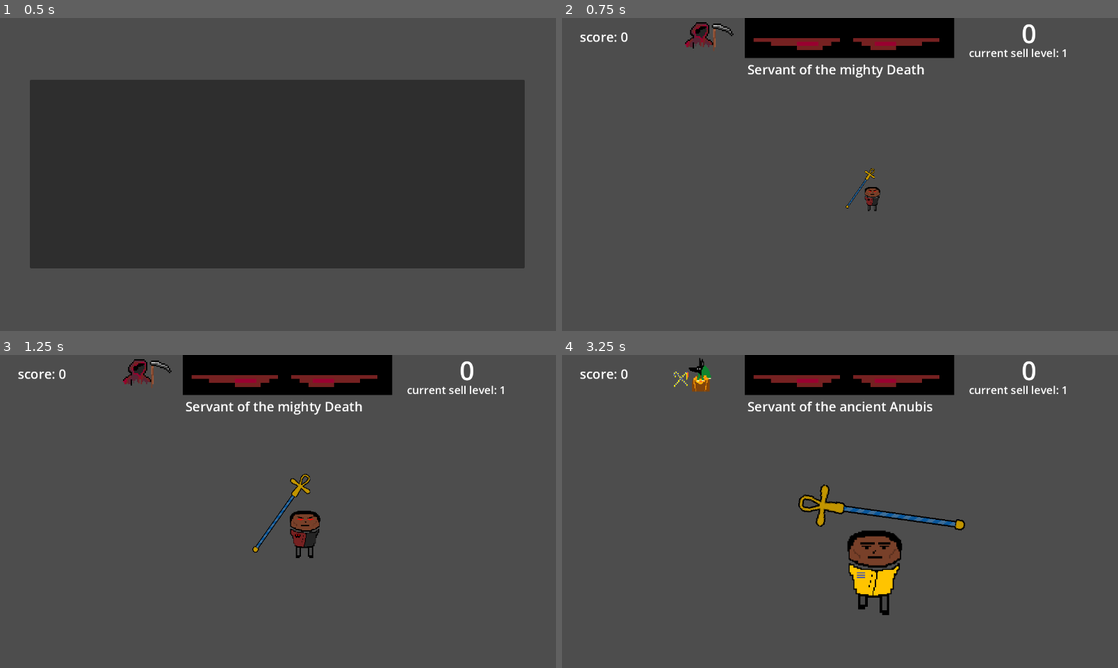
Above: before the commit, frames 1-4 (two rows, left to right).
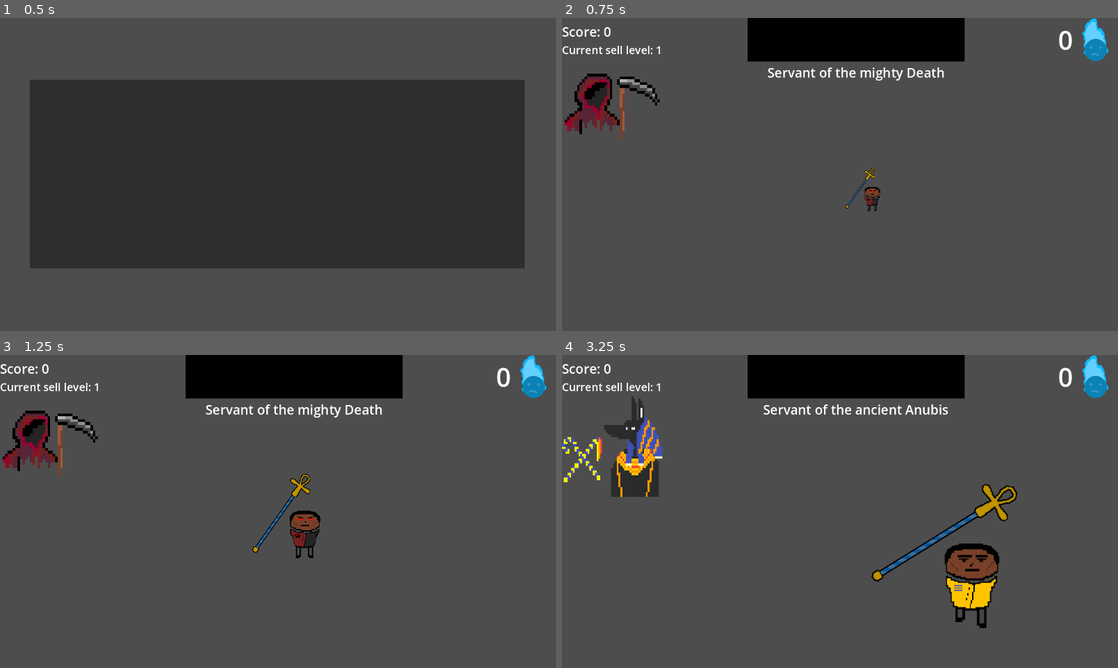
Above: after the commit, the same moments.

Repository: dkristia/Soul-Harvester
Game: Godot game, scene res://Scenes/StartManu/Menu.tscn
Same seed, same stepped clock (60 frames per second), same inputs: the game is played once before the commit and once after it.
Inputs (mouse positions are in pixels of both pictures, inside the frame that each line leads up to):
- Up to frame 1 (0.5 s): no input
- Up to frame 2 (0.75 s): click (840, 174) at 0.5 s
- Up to frame 3 (1.25 s): no input
- Up to frame 4 (3.25 s): move the mouse to (962, 495) at 1.27 s; hold D (right) 1.28-2.03 s; hold Tab (Dash) 1.28-2.03 s; click (962, 495) at 1.55 s; move the mouse to (728, 527) at 2.02 s; hold S (down) 2.03-2.78 s; click (728, 527) at 2.1 s; tap R (sell) at 2.3, 2.85 s; move the mouse to (895, 442) at 2.77 s; hold D (right) from 2.78 s (still down); tap 2 (switchMode) at 3.05 s

Frame 1 is identical in both runs. In frame 2, 5.3% of the frame differs, in the area x 0-99%, y 0-39%; in frame 3, 5.3%; in frame 4, 12%, in the area x 0-99%, y 0-88%.

Commit message:
better top bar and make dash ability

Diff:
--- a/Objects/Player/player.gd
+++ b/Objects/Player/player.gd
@@ -4,8 +4,9 @@
 
 var default_radius = Vector2(1, 1)
 
-var DashAvailable = true
+var ability_on_cooldown = false
 var dashedDistance = 0
+var directions
 
 func _ready():
 	var spawnpos = get_viewport().get_visible_rect().size/2
@@ -13,38 +14,25 @@
 	$MainSprite.play("Ddefault")
 
 func _physics_process(delta):
-	var directions = get_directions()
+	directions = get_directions()
 
 	$PickupRadius.scale = default_radius * global.radius
-
-	if Input.is_action_just_pressed("main_ability"):
-		_anubis_main_ability() if global.AnubisMode else _death_main_ability()
 
 	if Input.get_action_strength("right") or Input.get_action_strength("left") or Input.get_action_strength("down") or Input.get_action_strength("up"):
 		playanim()
 	velocity = directions * global.speed * delta
 
+	if Input.is_action_just_pressed("main_ability") and !ability_on_cooldown:
+		_anubis_main_ability() if global.AnubisMode else _death_main_ability()
+		ability_on_cooldown = true
+		var timer = $MainAbilityCooldown
+		timer.wait_time = 10 if global.AnubisMode else 4
+		timer.start()
+
 	if  Input.is_action_just_pressed("left"):
 		$MainSprite.set_flip_h(true)
 	elif Input.is_action_just_pressed("right"):
 		$MainSprite.set_flip_h(false)
-
-	if Input.is_action_pressed("Dash") and DashAvailable:
-		velocity = directions * global.speed * 5 * delta
-		dashedDistance += 45 * delta
-
-		if dashedDistance > 10:
-			DashAvailable = false
-
-			var timer = $Dashimer
-			timer.wait_time = 4
-			timer.start()
-	elif Input.is_action_just_released("Dash") and DashAvailable:
-			DashAvailable = false
-
-			var timer = $Dashimer
-			timer.wait_time = 4
-			timer.start()
 
 	move_and_slide()
 
@@ -91,11 +79,11 @@
 		$PickupRadius.activated = true
 
 func _death_main_ability():
-	print("DEATH")
+	global.speed *= 10
+	$DashTimer.start()
 
-func _on_dashimer_timeout():
-	DashAvailable=true
-	dashedDistance=0
+func _on_main_cooldown_timeout():
+	ability_on_cooldown=false
 
 func playanim():
 	if global.AnubisMode:
@@ -106,3 +94,8 @@
 		$MainSprite.play("Dwalking")
 		await $MainSprite.animation_finished
 		$MainSprite.play("Ddefault")
+
+
+func _on_dash_timer_timeout():
+	global.speed /= 10
+	$DashTimer.stop()
--- a/Objects/Player/player.tscn
+++ b/Objects/Player/player.tscn
@@ -6,10 +6,10 @@
 [ext_resource type="Texture2D" uid="uid://ck3xp442fp54x" path="res://Assets/dude.png" id="4_6csju"]
 [ext_resource type="Script" path="res://Objects/Player/camera.gd" id="5_kan6u"]
 [ext_resource type="Texture2D" uid="uid://cme67x4s7s4bc" path="res://Assets/walkframe1.png" id="5_oapd5"]
-[ext_resource type="Texture2D" uid="uid://ddb3hpb72ns4w" path="res://Assets/staff.png" id="6_5c2id"]
 [ext_resource type="Script" path="res://Objects/Player/Staff.gd" id="6_5uqvr"]
 [ext_resource type="Texture2D" uid="uid://cbubsc2hpspsu" path="res://Assets/walkframe2.png" id="6_iwnyg"]
 [ext_resource type="Texture2D" uid="uid://dpjmrrl41y1xd" path="res://Assets/walkframe3.png" id="7_1g2y5"]
+[ext_resource type="Texture2D" uid="uid://ddb3hpb72ns4w" path="res://Assets/Player/staff.png" id="7_ylhwa"]
 [ext_resource type="Texture2D" uid="uid://6ksvt6g2abpn" path="res://Assets/walkframe4.png" id="8_tmb6x"]
 [ext_resource type="Texture2D" uid="uid://bkrjw0gm5ruqg" path="res://Assets/badDude.png" id="9_xjtff"]
 [ext_resource type="Texture2D" uid="uid://bl4jondkfqek" path="res://Assets/DwalkFrame1.png" id="10_p0kf5"]
@@ -142,11 +142,15 @@
 texture_filter = 1
 position = Vector2(120, 0)
 scale = Vector2(1.5, 1.5)
-texture = ExtResource("6_5c2id")
+texture = ExtResource("7_ylhwa")
 
-[node name="Dashimer" type="Timer" parent="."]
+[node name="MainAbilityCooldown" type="Timer" parent="."]
 wait_time = 5.0
+
+[node name="DashTimer" type="Timer" parent="."]
+wait_time = 4.0
 
 [connection signal="area_entered" from="PickupRadius" to="." method="_on_pickup_radius_area_entered"]
 [connection signal="area_entered" from="InnerPickupRadius" to="." method="_on_inner_pickup_radius_area_entered"]
-[connection signal="timeout" from="Dashimer" to="." method="_on_dashimer_timeout"]
+[connection signal="timeout" from="MainAbilityCooldown" to="." method="_on_main_cooldown_timeout"]
+[connection signal="timeout" from="DashTimer" to="." method="_on_dash_timer_timeout"]
--- a/Objects/Player/radius.tscn
+++ b/Objects/Player/radius.tscn
@@ -1,9 +1,9 @@
 [gd_scene load_steps=3 format=3 uid="uid://dk18t2m2vlsbr"]
 
-[ext_resource type="Texture2D" uid="uid://cvms0uy1be86i" path="res://Assets/radius.png" id="1_2ne7h"]
+[ext_resource type="Texture2D" uid="uid://cvms0uy1be86i" path="res://Assets/Player/radius.png" id="1_q4w77"]
 [ext_resource type="Script" path="res://Objects/Player/radius.gd" id="2_7pt3r"]
 
 [node name="Radius" type="Sprite2D"]
 scale = Vector2(0.65, 0.65)
-texture = ExtResource("1_2ne7h")
+texture = ExtResource("1_q4w77")
 script = ExtResource("2_7pt3r")
--- a/Objects/Soul/soul.tscn
+++ b/Objects/Soul/soul.tscn
@@ -20,7 +20,8 @@
 script = ExtResource("1_80oym")
 
 [node name="Sprite" type="AnimatedSprite2D" parent="."]
-position = Vector2(337.25, 109)
+texture_filter = 1
+position = Vector2(41, 62)
 scale = Vector2(3.875, 3.14)
 sprite_frames = SubResource("SpriteFrames_0sjfb")
 
--- a/Scenes/GUI/GUI.gd
+++ b/Scenes/GUI/GUI.gd
@@ -1,26 +1,15 @@
 extends Control
 
-@onready var soulLabel = $CanvasLayer/HBoxContainer/MarginContainer/Souls
-@onready var DeathLabel = $CanvasLayer/MarginContainer3/De_Anu
-@onready var scoreLabel = $CanvasLayer/MarginContainer6/Label2
-@onready var sellLevel = $CanvasLayer/MarginContainer5/Label
+@onready var soulLabel = $CanvasLayer/SoulContainer/SoulLabel
+@onready var DeathLabel = $CanvasLayer/EyeContainer/Allegiance/De_Anu
+@onready var scoreLabel = $CanvasLayer/LeftBox/Score/ScoreLabel
+@onready var sellLevel = $CanvasLayer/LeftBox/SellLevel/LevelLabel
 @onready var global = $"/root/Global"
-@onready var AnubisPixelart = $"CanvasLayer/TextureRect"
-@onready var DeathPixelart = $"CanvasLayer/MarginContainer7/TextureRect2"
+
 
 func _process(_delta):
 	soulLabel.text = str(global.souls)
-	scoreLabel.text = "score: " + str(global.score)
-	sellLevel.text = "current sell level: " + str(global.sLevel)
+	scoreLabel.text = "Score: " + str(global.score)
+	sellLevel.text = "Current sell level: " + str(global.sLevel)
 
-	if global.AnubisMode:
-		DeathLabel.text = "Servant of the ancient Anubis"
-	else:
-		DeathLabel.text = "Servant of the mighty Death"
-
-	if global.AnubisMode:
-		AnubisPixelart.visible=true
-		DeathPixelart.visible=false
-	else:
-		AnubisPixelart.visible=false
-		DeathPixelart.visible=true
+	DeathLabel.text = "Servant of the " + ("ancient Anubis" if global.AnubisMode else "mighty Death")
--- a/Scenes/GUI/GUI.tscn
+++ b/Scenes/GUI/GUI.tscn
@@ -1,49 +1,54 @@
-[gd_scene load_steps=15 format=3 uid="uid://dmtf1ngn0r3sk"]
+[gd_scene load_steps=15 format=3 uid="uid://4plkn86vrwdo"]
 
 [ext_resource type="Script" path="res://Scenes/GUI/GUI.gd" id="1_cfqvc"]
-[ext_resource type="Texture2D" uid="uid://btg4kt2a8u0wg" path="res://Assets/AnubisEyes.png" id="2_f2i5n"]
-[ext_resource type="Texture2D" uid="uid://b0xh60rrfcnot" path="res://Assets/pixil-frame-0 (6).png" id="3_6s356"]
-[ext_resource type="Texture2D" uid="uid://bipsoskot2b62" path="res://Assets/pixil-frame-0 (5).png" id="4_1h3hf"]
-[ext_resource type="Texture2D" uid="uid://qwurswltabxu" path="res://Anubisss.png" id="4_emb7u"]
-[ext_resource type="Texture2D" uid="uid://cy8tqfmavbb0v" path="res://Assets/pixil-frame-0 (4).png" id="5_vic81"]
-[ext_resource type="Texture2D" uid="uid://c5tgv83uryobx" path="res://Assets/pixil-frame-0 (2).png" id="6_gkdx4"]
-[ext_resource type="Texture2D" uid="uid://c223h8twhdvul" path="res://Assets/pixil-frame-0 (1).png" id="7_7bb7o"]
-[ext_resource type="Texture2D" uid="uid://dkqqtxa6r5xaq" path="res://Assets/Death.png" id="8_k5lcd"]
+[ext_resource type="Texture2D" uid="uid://dkqqtxa6r5xaq" path="res://Assets/Icons/Death.png" id="2_7ahps"]
+[ext_resource type="Texture2D" uid="uid://bjh5nlvywuuhh" path="res://Assets/Icons/soul.png" id="4_g8ntc"]
+[ext_resource type="Texture2D" uid="uid://b0xh60rrfcnot" path="res://Assets/Anubis/Eyes/pixil-frame-0 (6).png" id="5_gdl8f"]
+[ext_resource type="Texture2D" uid="uid://bipsoskot2b62" path="res://Assets/Anubis/Eyes/pixil-frame-0 (5).png" id="6_5l0e0"]
+[ext_resource type="Texture2D" uid="uid://cy8tqfmavbb0v" path="res://Assets/Anubis/Eyes/pixil-frame-0 (4).png" id="7_lwg3n"]
+[ext_resource type="Texture2D" uid="uid://c5tgv83uryobx" path="res://Assets/Anubis/Eyes/pixil-frame-0 (2).png" id="8_nlicc"]
+[ext_resource type="Texture2D" uid="uid://c223h8twhdvul" path="res://Assets/Anubis/Eyes/pixil-frame-0 (1).png" id="9_i54ca"]
+[ext_resource type="Texture2D" uid="uid://btg4kt2a8u0wg" path="res://Assets/Anubis/Eyes/AnubisEyes.png" id="10_cf5jv"]
+
+[sub_resource type="LabelSettings" id="LabelSettings_vhdlf"]
+font_size = 30
+
+[sub_resource type="LabelSettings" id="LabelSettings_h41ma"]
+font_size = 25
 
 [sub_resource type="LabelSettings" id="LabelSettings_ybedg"]
 font_size = 60
 
 [sub_resource type="SpriteFrames" id="SpriteFrames_6mj87"]
 animations = [{
+"frames": [],
+"loop": true,
+"name": &"eyes_closed",
+"speed": 5.0
+}, {
 "frames": [{
 "duration": 5.0,
-"texture": ExtResource("3_6s356")
+"texture": ExtResource("5_gdl8f")
 }, {
 "duration": 1.0,
-"texture": ExtResource("4_1h3hf")
+"texture": ExtResource("6_5l0e0")
 }, {
 "duration": 1.0,
-"texture": ExtResource("5_vic81")
+"texture": ExtResource("7_lwg3n")
 }, {
 "duration": 1.0,
-"texture": ExtResource("6_gkdx4")
+"texture": ExtResource("8_nlicc")
 }, {
 "duration": 1.0,
-"texture": ExtResource("7_7bb7o")
+"texture": ExtResource("9_i54ca")
 }, {
 "duration": 1.0,
-"texture": ExtResource("2_f2i5n")
+"texture": ExtResource("10_cf5jv")
 }],
 "loop": false,
-"name": &"EyesOpen",
+"name": &"eyes_open",
 "speed": 20.0
 }]
-
-[sub_resource type="LabelSettings" id="LabelSettings_vhdlf"]
-font_size = 30
-
-[sub_resource type="LabelSettings" id="LabelSettings_h41ma"]
-font_size = 25
 
 [sub_resource type="LabelSettings" id="LabelSettings_yrxky"]
 font_size = 30
@@ -59,98 +64,87 @@
 
 [node name="CanvasLayer" type="CanvasLayer" parent="."]
 
-[node name="HBoxContainer" type="HBoxContainer" parent="CanvasLayer"]
-anchors_preset = 1
-anchor_left = 1.0
-anchor_right = 1.0
-offset_left = -222.0
-offset_top = -15.0
-offset_right = 72.0
-offset_bottom = 85.0
-grow_horizontal = 0
-size_flags_horizontal = 8
+[node name="LeftBox" type="VBoxContainer" parent="CanvasLayer"]
+offset_right = 213.0
+offset_bottom = 314.0
 
-[node name="MarginContainer" type="MarginContainer" parent="CanvasLayer/HBoxContainer"]
+[node name="Score" type="MarginContainer" parent="CanvasLayer/LeftBox"]
+layout_mode = 2
+theme_override_constants/margin_top = 10
+
+[node name="ScoreLabel" type="Label" parent="CanvasLayer/LeftBox/Score"]
+layout_mode = 2
+text = "Score: 0"
+label_settings = SubResource("LabelSettings_vhdlf")
+
+[node name="SellLevel" type="MarginContainer" parent="CanvasLayer/LeftBox"]
 layout_mode = 2
 
-[node name="Souls" type="Label" parent="CanvasLayer/HBoxContainer/MarginContainer"]
+[node name="LevelLabel" type="Label" parent="CanvasLayer/LeftBox/SellLevel"]
+layout_mode = 2
+text = "current sell level: "
+label_settings = SubResource("LabelSettings_h41ma")
+
+[node name="AllegianceIcon" type="TextureRect" parent="CanvasLayer/LeftBox"]
+texture_filter = 1
+layout_mode = 2
+texture = ExtResource("2_7ahps")
+expand_mode = 4
+
+[node name="SoulContainer" type="HBoxContainer" parent="CanvasLayer"]
+anchors_preset = 10
+anchor_right = 1.0
+offset_bottom = 100.0
+grow_horizontal = 2
+alignment = 2
+
+[node name="SoulLabel" type="Label" parent="CanvasLayer/SoulContainer"]
 texture_filter = 1
 layout_mode = 2
 size_flags_horizontal = 8
 text = "0"
 label_settings = SubResource("LabelSettings_ybedg")
 
-[node name="MarginContainer4" type="MarginContainer" parent="CanvasLayer/HBoxContainer"]
+[node name="SoulIcon" type="TextureRect" parent="CanvasLayer/SoulContainer"]
+texture_filter = 1
+layout_mode = 2
+texture = ExtResource("4_g8ntc")
+
+[node name="EyeContainer" type="VBoxContainer" parent="CanvasLayer"]
+anchors_preset = 5
+anchor_left = 0.5
+anchor_right = 0.5
+offset_left = -213.5
+offset_right = 286.5
+offset_bottom = 249.0
+grow_horizontal = 2
+size_flags_horizontal = 4
+size_flags_vertical = 4
+
+[node name="Eyes" type="MarginContainer" parent="CanvasLayer/EyeContainer"]
+custom_minimum_size = Vector2(0, 100)
 layout_mode = 2
 
-[node name="TextureRect" type="TextureRect" parent="CanvasLayer/HBoxContainer/MarginContainer4"]
-visible = false
-texture_filter = 1
+[node name="ColorRect" type="ColorRect" parent="CanvasLayer/EyeContainer/Eyes"]
+custom_minimum_size = Vector2(0, 100)
 layout_mode = 2
-texture = ExtResource("2_f2i5n")
-expand_mode = 2
-
-[node name="ColorRect" type="ColorRect" parent="CanvasLayer"]
-offset_left = 421.0
-offset_right = 903.0
-offset_bottom = 92.0
 color = Color(0, 0, 0, 1)
 
-[node name="AnimatedSprite2D" type="AnimatedSprite2D" parent="CanvasLayer/ColorRect"]
+[node name="EyeSprite" type="AnimatedSprite2D" parent="CanvasLayer/EyeContainer/Eyes"]
 texture_filter = 1
-position = Vector2(239, 55)
 scale = Vector2(9.945, 9.48)
 sprite_frames = SubResource("SpriteFrames_6mj87")
-animation = &"EyesOpen"
+animation = &"eyes_closed"
+autoplay = "eyes_closed"
+centered = false
+offset = Vector2(0, -20)
 
-[node name="MarginContainer6" type="MarginContainer" parent="CanvasLayer"]
-offset_left = 41.0
-offset_top = -7.0
-offset_right = 102.0
-offset_bottom = 93.0
+[node name="Allegiance" type="MarginContainer" parent="CanvasLayer/EyeContainer"]
+layout_mode = 2
+size_flags_horizontal = 4
+size_flags_vertical = 0
 
-[node name="Label2" type="Label" parent="CanvasLayer/MarginContainer6"]
-layout_mode = 2
-text = "Score: 0"
-label_settings = SubResource("LabelSettings_vhdlf")
-
-[node name="MarginContainer5" type="MarginContainer" parent="CanvasLayer"]
-offset_left = 937.0
-offset_top = 61.0
-offset_right = 1150.0
-offset_bottom = 101.0
-
-[node name="Label" type="Label" parent="CanvasLayer/MarginContainer5"]
-layout_mode = 2
-text = "current sell level: "
-label_settings = SubResource("LabelSettings_h41ma")
-
-[node name="MarginContainer7" type="MarginContainer" parent="CanvasLayer"]
-offset_left = 280.0
-offset_top = -4.0
-offset_right = 398.0
-offset_bottom = 96.0
-
-[node name="TextureRect2" type="TextureRect" parent="CanvasLayer/MarginContainer7"]
-texture_filter = 1
-layout_mode = 2
-texture = ExtResource("8_k5lcd")
-
-[node name="TextureRect" type="TextureRect" parent="CanvasLayer"]
-texture_filter = 1
-offset_left = 237.0
-offset_top = -49.0
-offset_right = 395.0
-offset_bottom = 133.0
-texture = ExtResource("4_emb7u")
-
-[node name="MarginContainer3" type="MarginContainer" parent="CanvasLayer"]
-offset_left = 427.0
-offset_top = 68.0
-offset_right = 854.0
-offset_bottom = 168.0
-
-[node name="De_Anu" type="Label" parent="CanvasLayer/MarginContainer3"]
+[node name="De_Anu" type="Label" parent="CanvasLayer/EyeContainer/Allegiance"]
 layout_mode = 2
 text = "Servant of the ancient Anubis"
 label_settings = SubResource("LabelSettings_yrxky")
--- a/Scenes/Game/game.gd
+++ b/Scenes/Game/game.gd
@@ -4,13 +4,18 @@
 var animationPlayed = false
 @onready var _soul = preload("res://Objects/Soul/soul.tscn")
 @onready var global = $"/root/Global"
-@onready var _animated_sprite = $GUI/CanvasLayer/ColorRect/AnimatedSprite2D
+@onready var _animated_sprite = $GUI/CanvasLayer/EyeContainer/Eyes/EyeSprite
+@onready var _allegiance_icon = $GUI/CanvasLayer/LeftBox/AllegianceIcon
+var anubis_path = preload("res://Assets/Icons/Anubisss.png")
+var death_path = preload("res://Assets/Icons/Death.png")
 
 # Called every frame. 'delta' is the elapsed time since the previous frame.
 func _process(_delta):
 
 	if Input.is_action_just_pressed("switchMode"):
 		global.AnubisMode = !global.AnubisMode
+		global.speed = 20 if global.AnubisMode else 40
+		_allegiance_icon.texture = anubis_path if global.AnubisMode == true else death_path
 		global.souls = 0
 		global.sLevel = 1
 
--- a/global.gd
+++ b/global.gd
@@ -17,7 +17,6 @@
 
 
 func _process(_delta):
-	speed = 20 if AnubisMode else 40
 	class_multiplier = 2 if AnubisMode else 1
 	radius = radius_multiplier * class_multiplier * ability_radius_multiplier
 	if bad < 0:
Renamed: Assets/AnubisEyes.png -> Assets/Anubis/Eyes/AnubisEyes.png
Not shown, changed: Assets/Anubis/Eyes/AnubisEyes.png.import
Renamed: Assets/pixil-frame-0 (1).png -> Assets/Anubis/Eyes/pixil-frame-0 (1).png
Not shown, changed: Assets/Anubis/Eyes/pixil-frame-0 (1).png.import
Renamed: Assets/pixil-frame-0 (2).png -> Assets/Anubis/Eyes/pixil-frame-0 (2).png
Not shown, changed: Assets/Anubis/Eyes/pixil-frame-0 (2).png.import
Renamed: Assets/pixil-frame-0 (4).png -> Assets/Anubis/Eyes/pixil-frame-0 (4).png
Not shown, changed: Assets/Anubis/Eyes/pixil-frame-0 (4).png.import
Renamed: Assets/pixil-frame-0 (5).png -> Assets/Anubis/Eyes/pixil-frame-0 (5).png
Not shown, changed: Assets/Anubis/Eyes/pixil-frame-0 (5).png.import
Renamed: Assets/pixil-frame-0 (6).png -> Assets/Anubis/Eyes/pixil-frame-0 (6).png
Not shown, changed: Assets/Anubis/Eyes/pixil-frame-0 (6).png.import
(and 14 more such lines)
